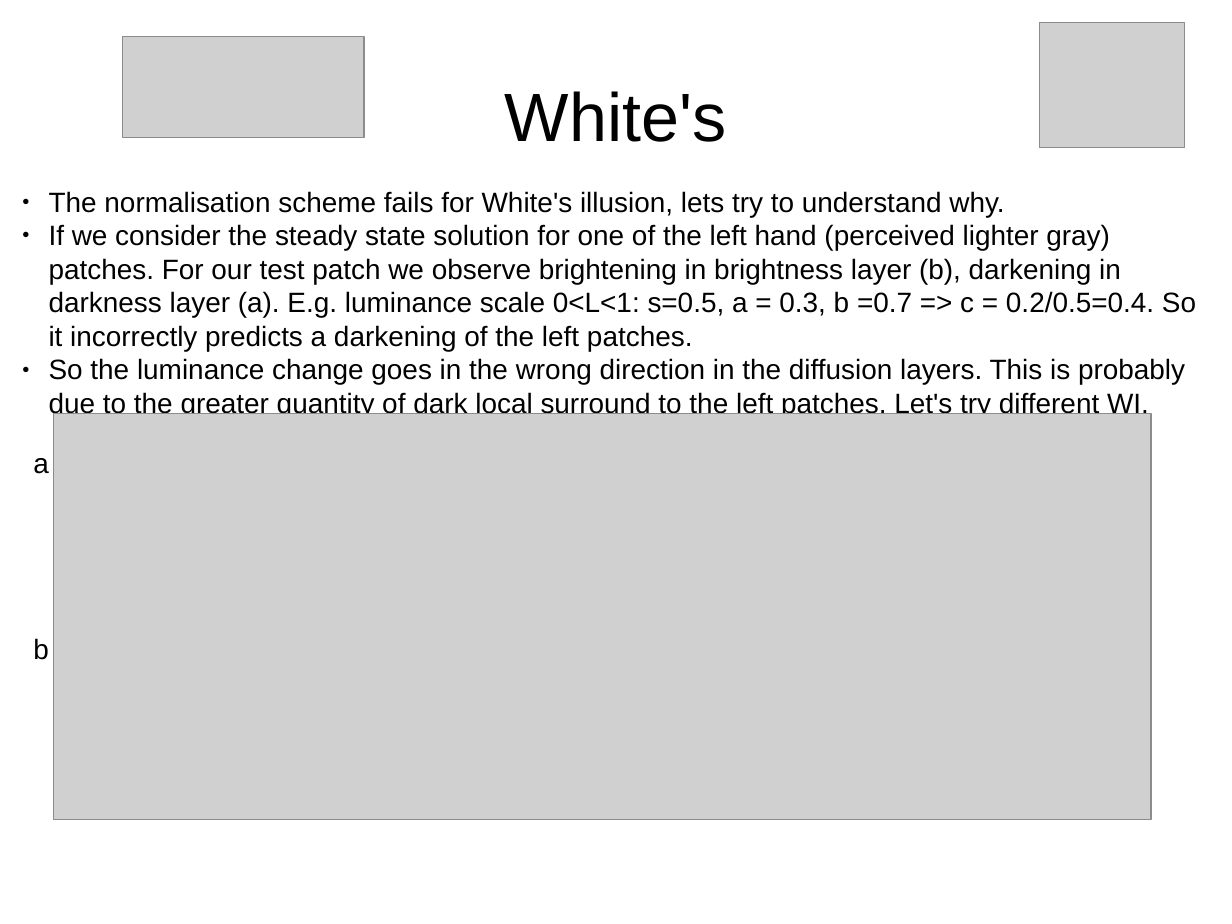
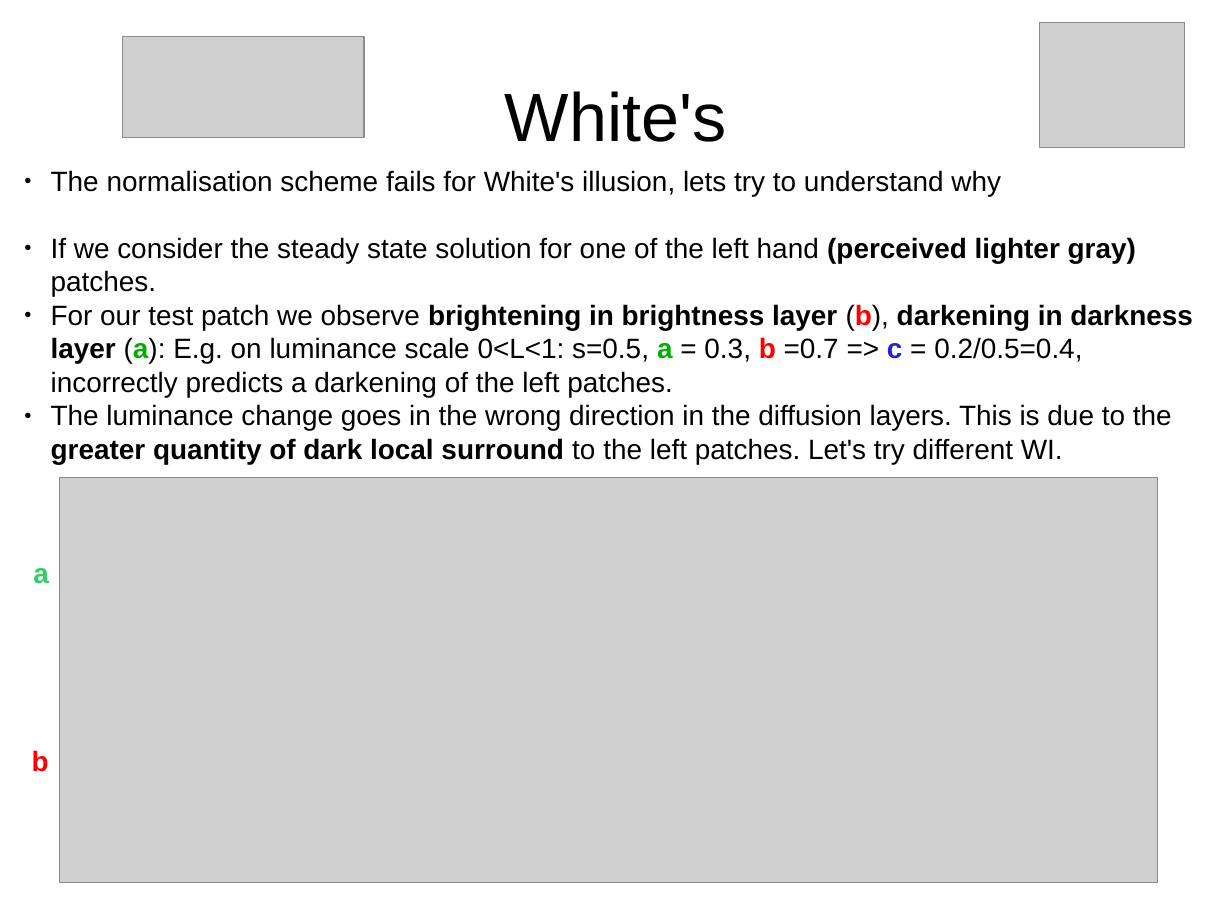
Before and after one commit to TUBvision/contAdapt_francis, a slide deck: slide 14 of Documents/Dynamic normalization model.odp. Drawn at 1232x924 pixels with LibreOffice and Linux fonts; fonts in the diff are those of the drawing; grey boxes stand for pictures. Boxes give left, top, right and bottom in pixels: in the first picture for what was removed or moved away, otherwise in the second. Text is boxed around its words. In the diff, an @@ line names an element or a change of style, - is before the commit and + after.

```diff
--- a/Documents/Dynamic normalization model.odp
+++ b/Documents/Dynamic normalization model.odp
@@ text at (51, 170, 1193, 464): text changed @@
-● The normalisation scheme fails for White's illusion, lets try to understand why.
-● If we consider the steady state solution for one of the left hand (perceived lighter gray) patches. For our test patch we observe brightening in brightness layer (b), darkening in darkness layer (a). E.g. luminance scale 0<L<1: s=0.5, a = 0.3, b =0.7 => c = 0.2/0.5=0.4. So it incorrectly predicts a darkening of the left patches.
-● So the luminance change goes in the wrong direction in the diffusion layers. This is probably due to the greater quantity of dark local surround to the left patches. Let's try different WI.
+● The normalisation scheme fails for White's illusion, lets try to understand why
+● If we consider the steady state solution for one of the left hand (perceived lighter gray) patches.
+● For our test patch we observe brightening in brightness layer (b), darkening in darkness layer (a): E.g. on luminance scale 0<L<1: s=0.5, a = 0.3, b =0.7 => c = 0.2/0.5=0.4, incorrectly predicts a darkening of the left patches.
+● The luminance change goes in the wrong direction in the diffusion layers. This is due to the greater quantity of dark local surround to the left patches. Let's try different WI.
@@ picture: place and size @@
-picture at (54, 414, 1152, 819)
+picture at (60, 477, 1158, 883)
@@ text "a": place and size @@
-text "a" at (33, 458, 49, 474)
+text "a" at (33, 568, 49, 584)
@@ text "a" at (33, 568, 49, 584): text colour #000000 to #33CC66, bold on @@
@@ text "b": place and size @@
-text "b" at (33, 638, 49, 660)
+text "b" at (32, 750, 49, 772)
@@ text "b" at (32, 750, 49, 772): text colour #000000 to #FF0000, bold on @@
```
Also in this commit, not shown: 7 other slides changed, 2 slides added, 55 other files.
